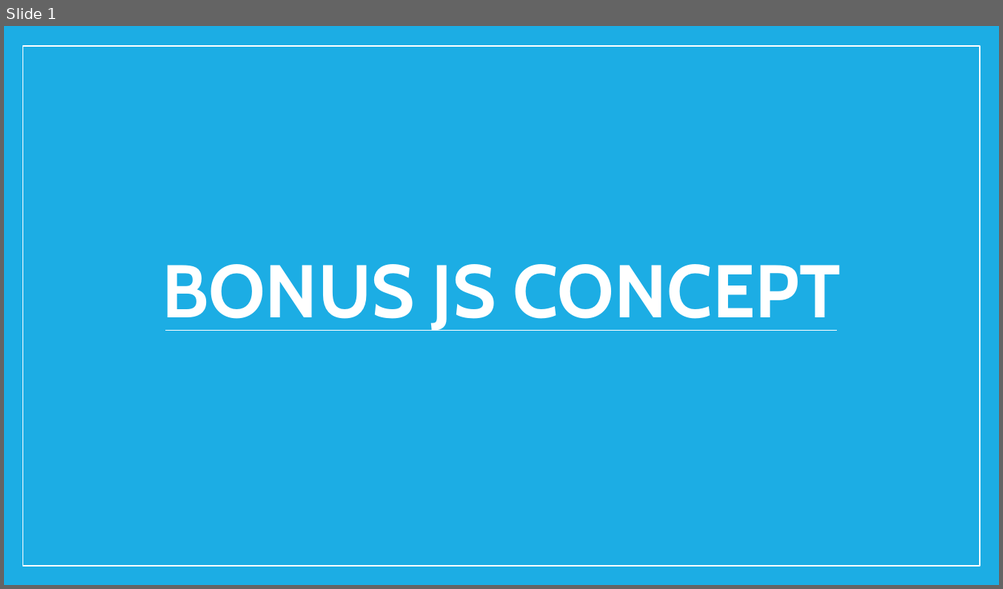
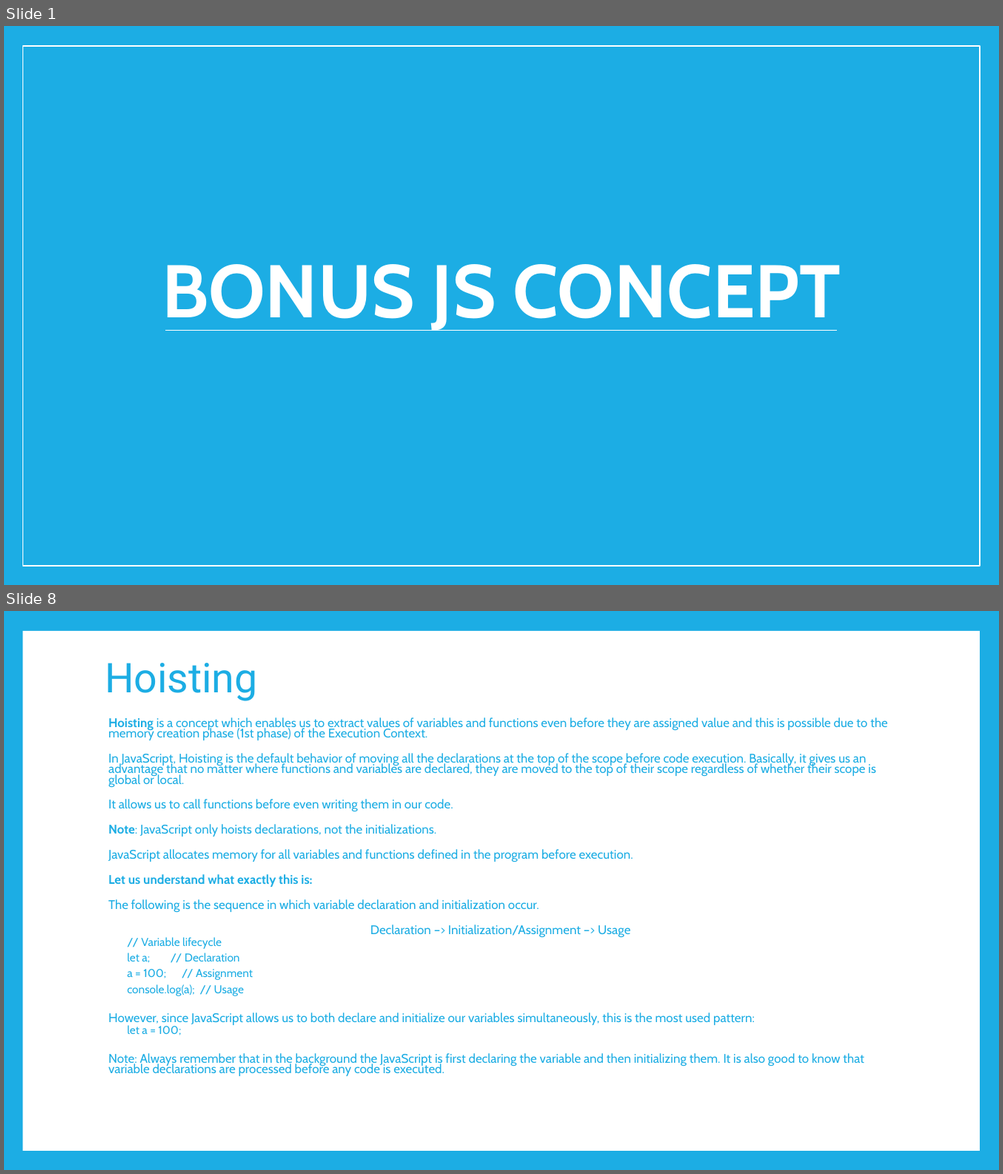
Before and after one commit to PramodJana/JavaScript, a slide deck: GFG JS Course Curriculam/Articles/009 JS Bonus Concept.pptx. Shown one above the other, each under a label of ours: slide 1 before the commit, slides 1 and 8 after it; the slides between them are not shown. The pictures are 1003x589 and 1003x1174 pixels, drawn with LibreOffice and Linux fonts; fonts in the diff are those of the drawing. Boxes give left, top, right and bottom in pixels: in the first picture for what was removed or moved away, otherwise in the second. Text is boxed around its words. In the diff, an @@ line names an element or a change of style, - is before the commit and + after.

```diff
--- a/GFG JS Course Curriculam/Articles/009 JS Bonus Concept.pptx
+++ b/GFG JS Course Curriculam/Articles/009 JS Bonus Concept.pptx
@@ slide 8 added at bbox=[4, 611, 999, 1170], background #1CADE4 @@
@@ rectangle added at bbox=[22, 631, 979, 1151], fill #FFFFFF @@
@@ title added at bbox=[105, 663, 258, 701], 39.6 pt, text #1CADE4 @@
+Hoisting
@@ text added at bbox=[108, 718, 888, 1076], 12.1 pt, text #1CADE4 @@
+Hoisting is a concept which enables us to extract values of variables and functions even before they are assigned value and this is possible due to the memory creation phase (1st phase) of the Execution Context.
+In JavaScript, Hoisting is the default behavior of moving all the declarations at the top of the scope before code execution. Basically, it gives us an advantage that no matter where functions and variables are declared, they are moved to the top of their scope regardless of whether their scope is global or local.
+It allows us to call functions before even writing them in our code.
+Note: JavaScript only hoists declarations, not the initializations.
+JavaScript allocates memory for all variables and functions defined in the program before execution.
+Let us understand what exactly this is:
+The following is the sequence in which variable declaration and initialization occur.
+Declaration –> Initialization/Assignment –> Usage
+  // Variable lifecycle
+  let a; // Declaration
+  a = 100; // Assignment
+  console.log(a); // Usage
+However, since JavaScript allows us to both declare and initialize our variables simultaneously, this is the most used pattern:
+  let a = 100;
+Note: Always remember that in the background the JavaScript is first declaring the variable and then initializing them. It is also good to know that variable declarations are processed before any code is executed.
```
Also in this commit, not shown: 12 other slides added, 9 slides removed.
